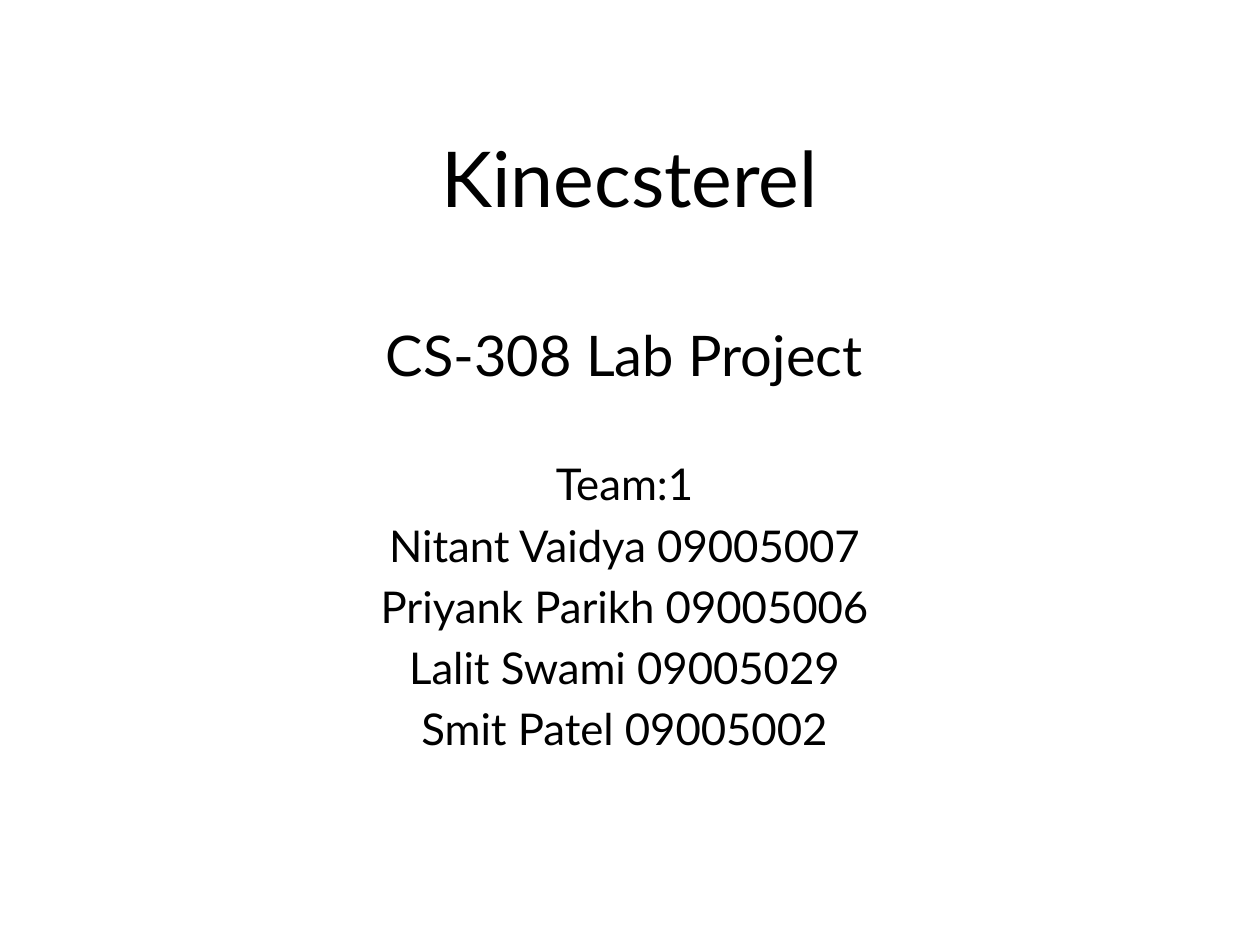
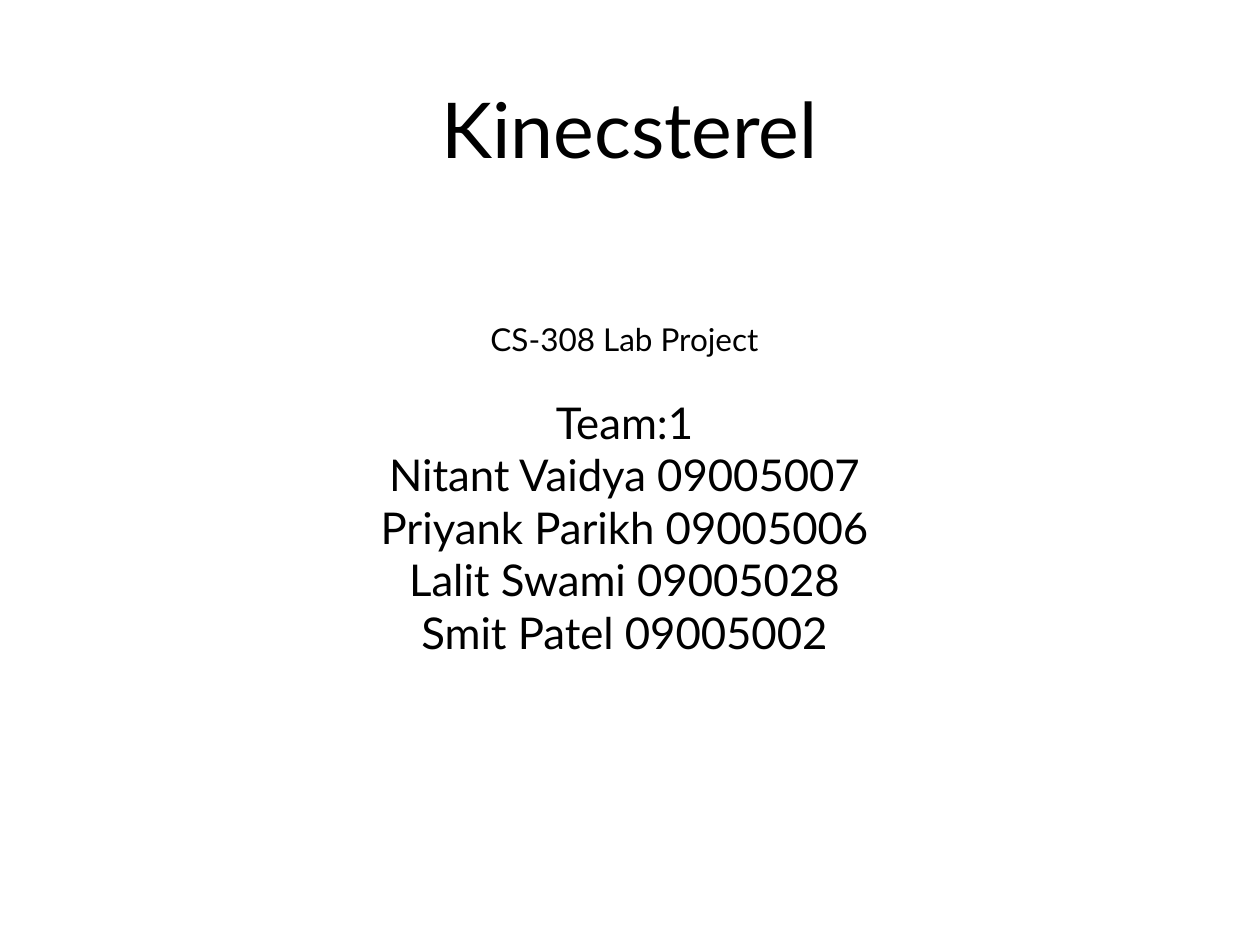
Before and after one commit to E-yantra/Kinecsterel_group1_cs308_2012, a slide deck: slide 1 of Kinecsterel.pptx. Drawn at 1260x945 pixels with LibreOffice and Linux fonts; fonts in the diff are those of the drawing. Boxes give left, top, right and bottom in pixels: in the first picture for what was removed or moved away, otherwise in the second. Text is boxed around its words. In the diff, an @@ line names an element or a change of style, - is before the commit and + after.

```diff
--- a/Kinecsterel.pptx
+++ b/Kinecsterel.pptx
@@ text "Kinecsterel" at (x1=441, y1=101, x2=818, y2=159): vertical alignment middle to top @@
@@ text at (x1=381, y1=327, x2=869, y2=650): size 32 to 18 pt in "CS-308 Lab Project"; less space between paragraphs @@
@@ text at (x1=409, y1=563, x2=840, y2=597): text changed @@
-Lalit Swami 09005029
+Lalit Swami 09005028
```
Also in this commit, not shown: 19 other slides changed, 1 other file.
